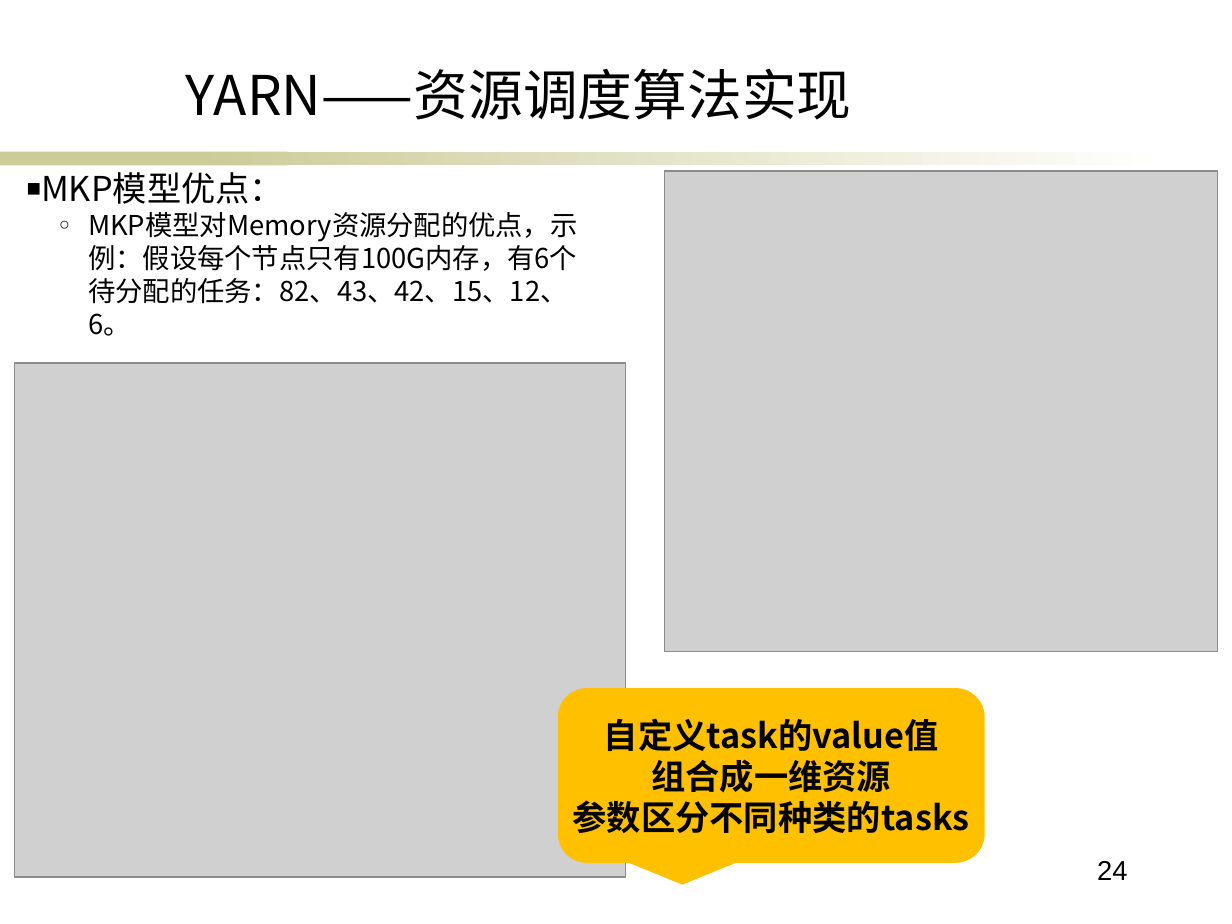
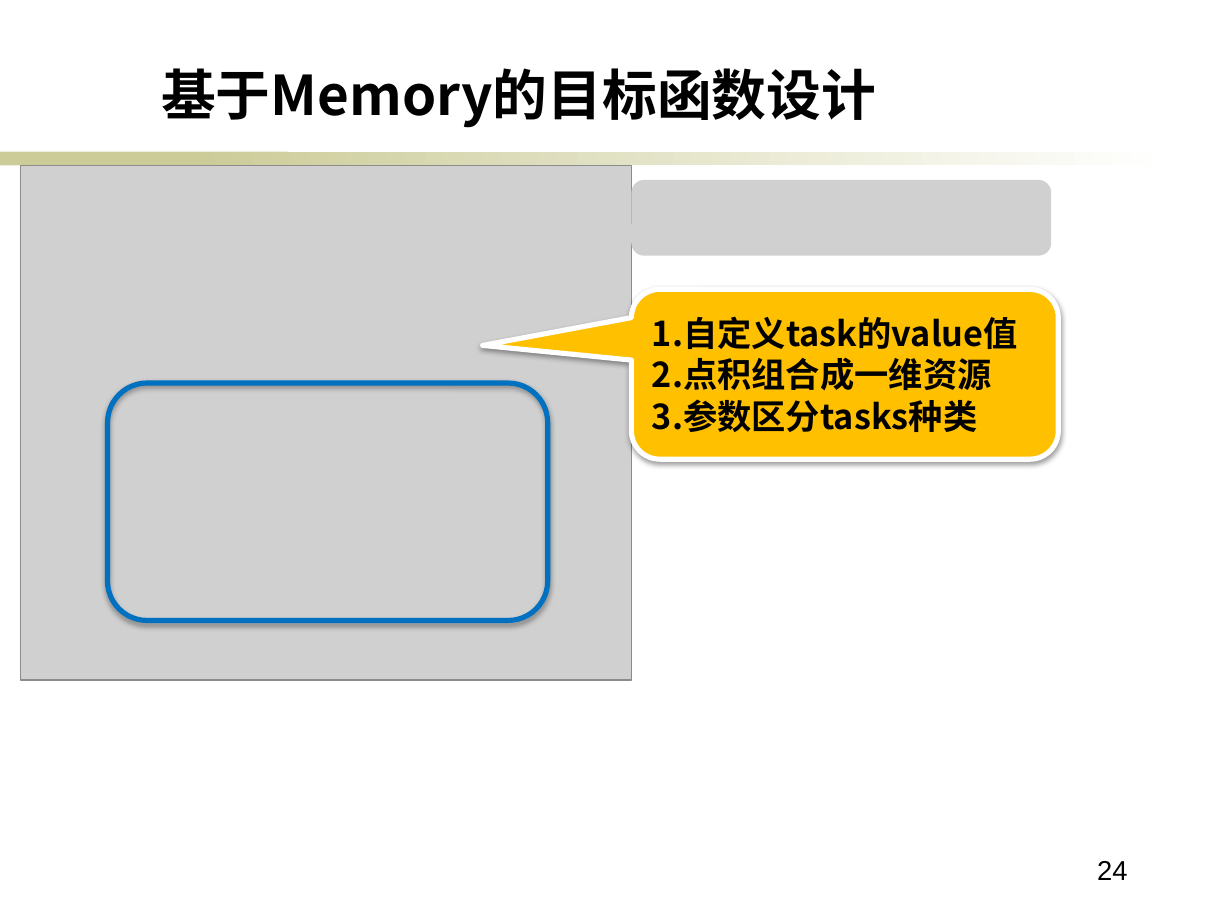
Before and after one commit to ericsonyc/paper, a slide deck: slide 24 of 毕业答辩.pptx. Drawn at 1232x924 pixels with LibreOffice and Linux fonts; fonts in the diff are those of the drawing; grey boxes stand for pictures; background and template pictures are left out. Boxes give left, top, right and bottom in pixels: in the first picture for what was removed or moved away, otherwise in the second. Text is boxed around its words. In the diff, an @@ line names an element or a change of style, - is before the commit and + after.

```diff
--- a/毕业答辩.pptx
+++ b/毕业答辩.pptx
@@ text at [161, 68, 876, 128]: text changed; bold on @@
-YARN——资源调度算法实现
+基于Memory的目标函数设计
@@ picture: place and size @@
-picture at [15, 363, 626, 877]
+picture at [21, 166, 632, 680]
@@ text removed at [41, 172, 577, 336] @@
-■ MKP模型优点：
-  ○ MKP模型对Memory资源分配的优点，示例：假设每个节点只有100G内存，有6个待分配的任务：82、43、42、15、12、6。
@@ picture removed at [664, 171, 1217, 652] @@
@@ picture added at [632, 180, 1052, 255] @@
@@ rounded speech box "1.自定义task的value值": place and size @@
-rounded speech box "1.自定义task的value值" at [558, 689, 984, 864]
+rounded speech box "1.自定义task的value值" at [632, 290, 1058, 460]
@@ rounded speech box "1.自定义task的value值" at [632, 290, 1058, 460]: outline none to #FFFFFF 3 pt; shadow on; proportions changed @@
@@ text in rounded speech box at [652, 316, 1018, 432]: text changed @@
-自定义task的value值
-组合成一维资源
-参数区分不同种类的tasks
+1.自定义task的value值
+2.点积组合成一维资源
+3.参数区分tasks种类
@@ rounded rectangle added at [107, 383, 547, 621], outline #0070C0 3 pt @@
```
Also in this commit, not shown: 7 other slides changed, 2 slides added.
